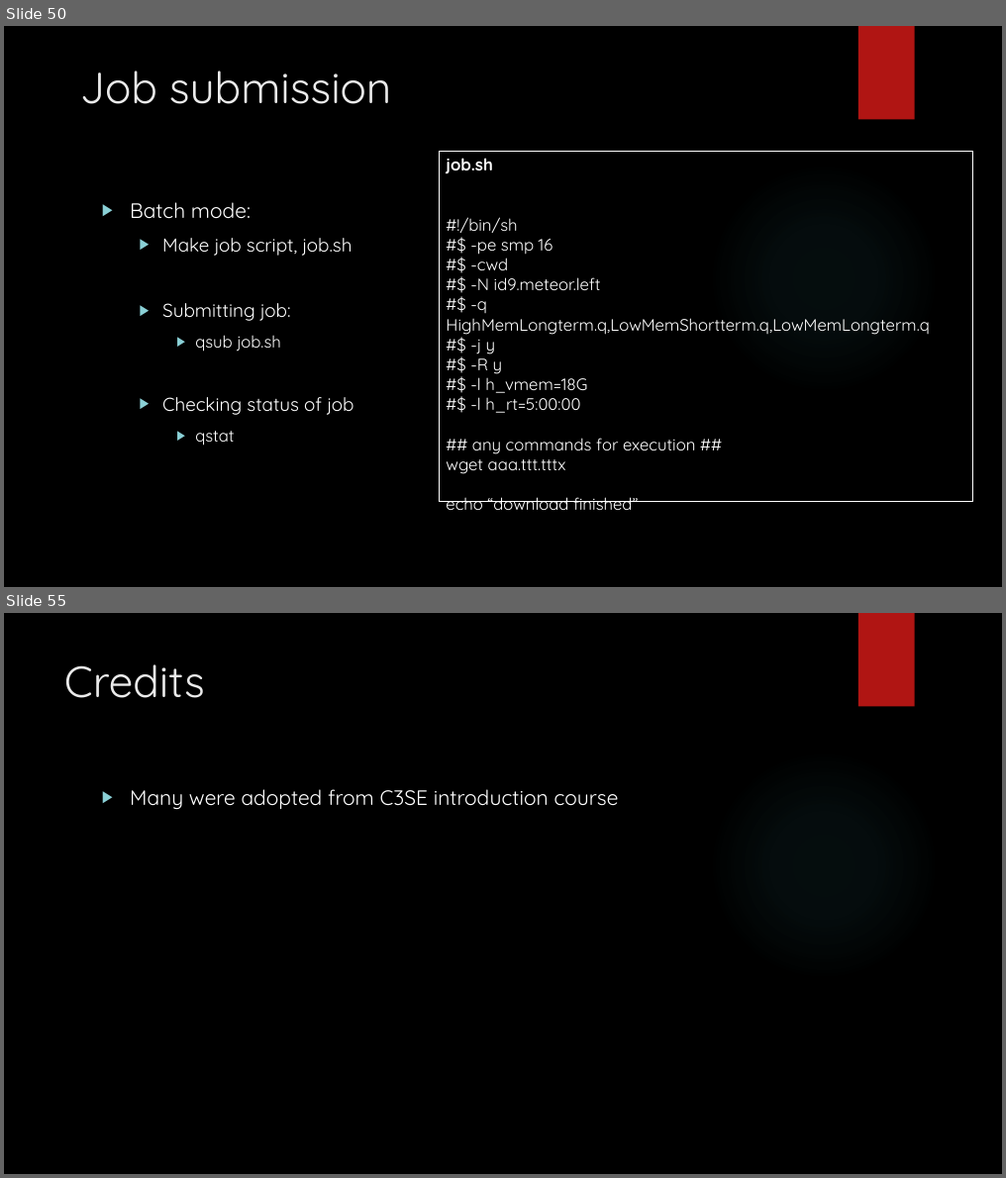
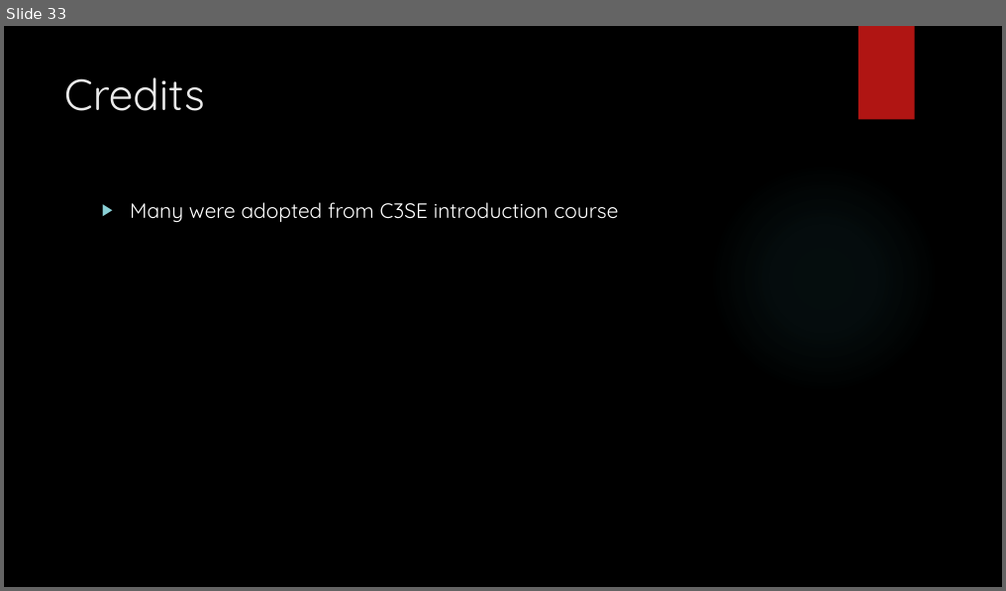
Before and after one commit to muharif/MicrobiomeKCL2020, a slide deck: IntroToLinux.pptx. Shown one above the other, each under a label of ours: slides 50 and 55 before the commit, slide 33 after it; the slides between them are not shown. The pictures are 1006x1178 and 1006x591 pixels, drawn with LibreOffice and Linux fonts; fonts in the diff are those of the drawing; background and template pictures are left out. Boxes give left, top, right and bottom in pixels: in the first picture for what was removed or moved away, otherwise in the second. Text is boxed around its words. In the diff, an @@ line names an element or a change of style, - is before the commit and + after.

```diff
--- a/IntroToLinux.pptx
+++ b/IntroToLinux.pptx
@@ slide 50 removed at (x1=4, y1=26, x2=1002, y2=587), background picture (left out); not listed: 2 template elements that a slide beside it also shows @@
@@ title removed at (x1=80, y1=71, x2=392, y2=104) @@
-Job submission
@@ rectangle removed at (x1=439, y1=151, x2=973, y2=501) @@
-job.sh
-#!/bin/sh
-#$ -pe smp 16
-#$ -cwd
-#$ -N id9.meteor.left
-#$ -q HighMemLongterm.q,LowMemShortterm.q,LowMemLongterm.q
-#$ -j y
-#$ -R y
-#$ -l h_vmem=18G
-#$ -l h_rt=5:00:00
-## any commands for execution ##
-wget aaa.ttt.tttx
-echo “download finished”
@@ text removed at (x1=130, y1=202, x2=353, y2=446) @@
-▶ Batch mode:
-  ▶ Make job script, job.sh
-  ▶ Submitting job:
-    ▶ qsub job.sh
-  ▶ Checking status of job
-    ▶ qstat
@@ what was slide 55 is now slide 33 @@
```
Also in this commit, not shown: 21 other slides removed.
